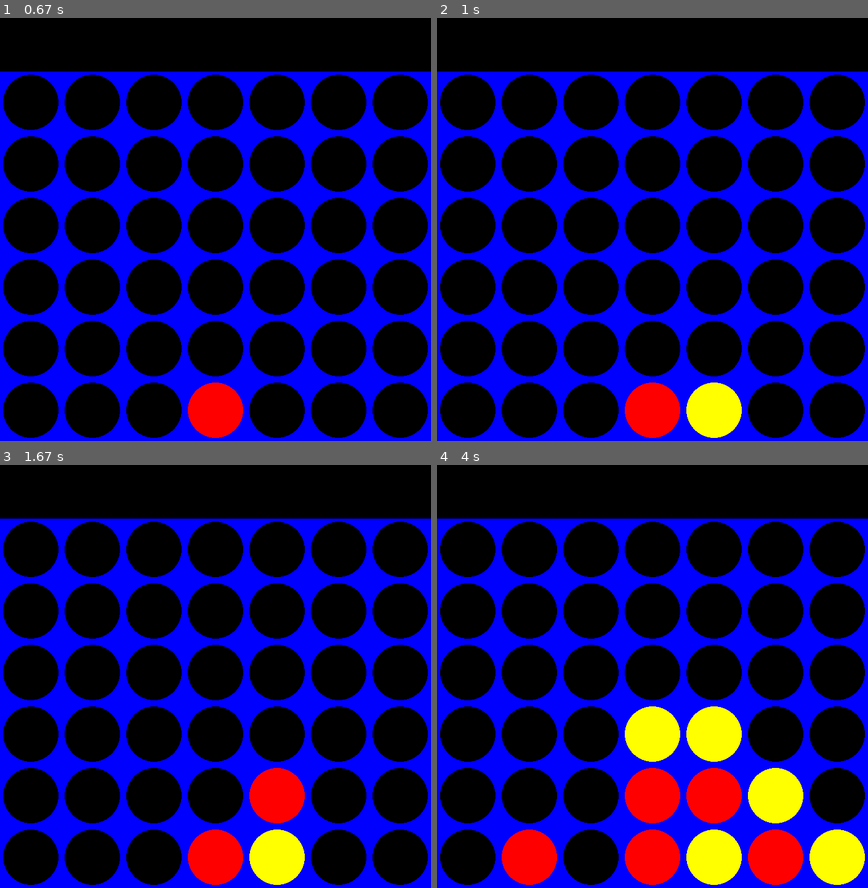
Above: before the commit, frames 1-4 (two rows, left to right).
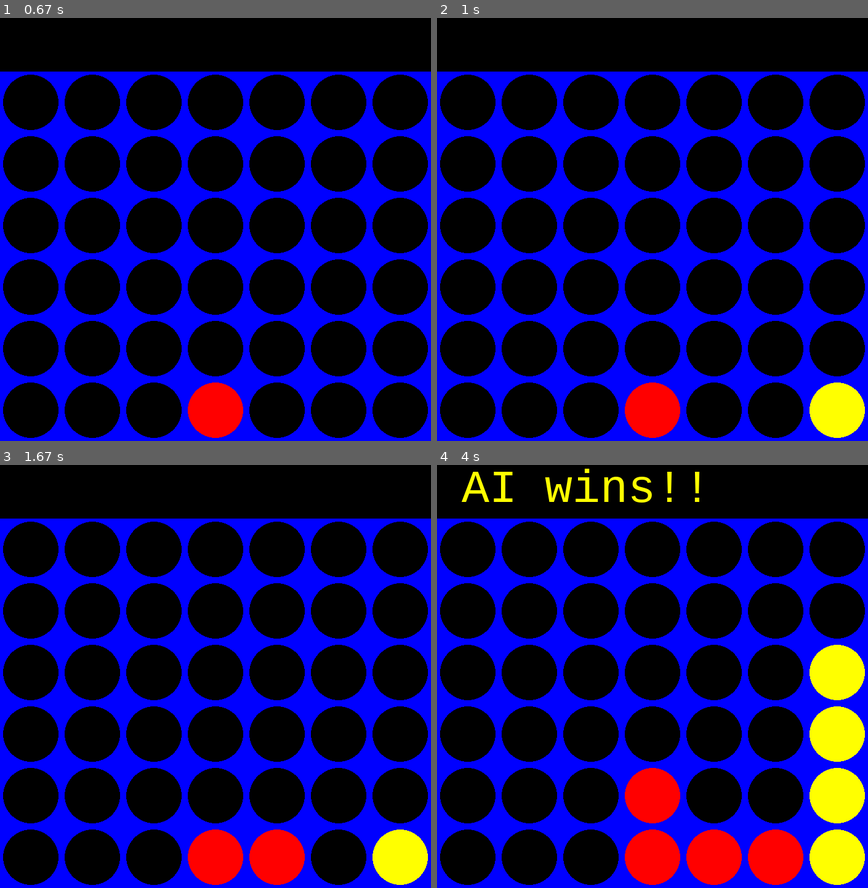
Above: after the commit, the same moments.

Repository: sam-coleman/Connect_4
Game: pygame game, started from connect4_pygame.py
Same seed, same stepped clock (60 frames per second), same inputs: the game is played once before the commit and once after it.
Inputs (mouse positions are in pixels of both pictures, inside the frame that each line leads up to):
- Up to frame 1 (0.67 s): click (215, 225) at 0.38 s
- Up to frame 2 (1 s): no input
- Up to frame 3 (1.67 s): click (267, 710) at 1.22 s
- Up to frame 4 (4 s): click (652, 727) at 1.88 s; click (803, 786) at 2.72 s; click (510, 714) at 3.05 s

Frame 1 is identical in both runs. In frame 2, 2.6% of the frame differs, in the area x 57-100%, y 86-100%; in frame 3, 3.9%; in frame 4, 13%, in the area x 5-100%, y 0-100%.

Commit message:
Don't close after win

Diff:
--- a/connect4_pygame.py
+++ b/connect4_pygame.py
@@ -103,11 +103,13 @@
 
 	myfont = pygame.font.SysFont("monospace", 75)
 
-	while not game_over:
+	while True:
 
 		for event in pygame.event.get():
 			if event.type == pygame.QUIT:
 				sys.exit()
+
+		if not game_over:
 
 			if event.type == pygame.MOUSEMOTION:
 				pygame.draw.rect(screen, BLACK, (0,0, width, SQUARESIZE))
@@ -140,23 +142,20 @@
 						draw_board(board)
 
 
-		# # Ask for Player 2 Input
-		if turn == AI and not game_over:
-			col = ai.minimax(np.flip(board, 0), AI, 4)[1] # move is the column
+			# # Ask for Player 2 Input
+			if turn == AI and not game_over:
+				col = ai.minimax(np.flip(board, 0), AI, 1)[1] # move is the column
 
-			if is_valid_location(board, col):
-				pygame.time.wait(500)
-				row = get_next_open_row(board, col)
-				drop_piece(board, row, col, AI)
+				if is_valid_location(board, col):
+					pygame.time.wait(500)
+					row = get_next_open_row(board, col)
+					drop_piece(board, row, col, AI)
 
-			if winning_move(board, AI):
-				label = myfont.render("AI wins!!", 1, YELLOW)
-				screen.blit(label, (40,10))
-				game_over = True
+				if winning_move(board, AI):
+					label = myfont.render("AI wins!!", 1, YELLOW)
+					screen.blit(label, (40,10))
+					game_over = True
 
-				# print_board(board)
-			draw_board(board)
-			turn = PLAYER
-
-		if game_over:
-			pygame.time.wait(3000)
+					# print_board(board)
+				draw_board(board)
+				turn = PLAYER
